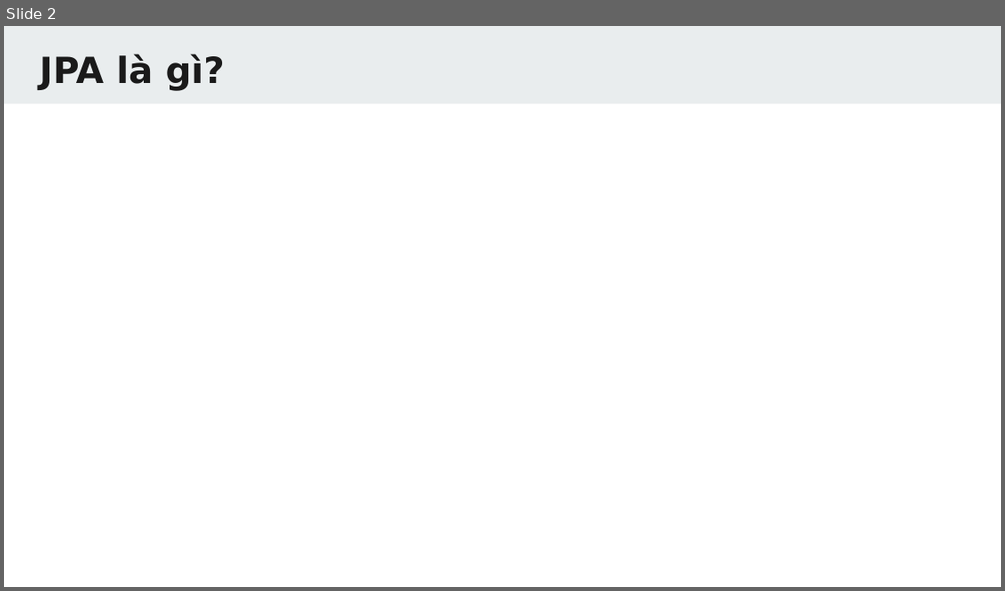
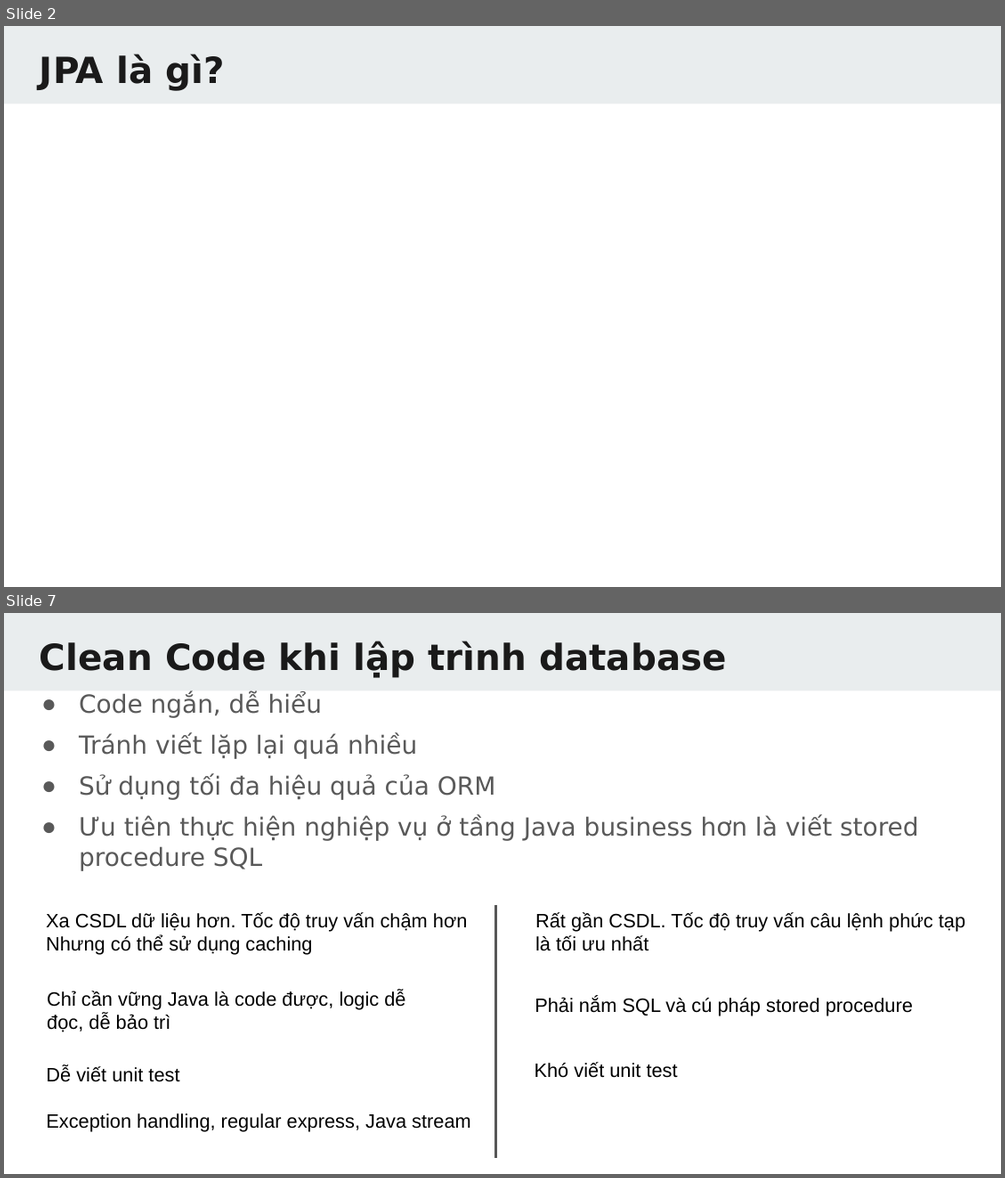
Before and after one commit to TechMaster/springboot2, a slide deck: 14 JPA/JPA.pptx. Shown one above the other, each under a label of ours: slide 2 before the commit, slides 2 and 7 after it; the slides between them are not shown. The pictures are 1005x591 and 1005x1178 pixels, drawn with LibreOffice and Linux fonts; fonts in the diff are those of the drawing. Boxes give left, top, right and bottom in pixels: in the first picture for what was removed or moved away, otherwise in the second. Text is boxed around its words. In the diff, an @@ line names an element or a change of style, - is before the commit and + after.

```diff
--- a/14 JPA/JPA.pptx
+++ b/14 JPA/JPA.pptx
@@ slide 7 added at [4,613,1001,1174], background #FFFFFF; not listed: 1 template element that a slide beside it also shows @@
@@ title added at [40,641,727,678], 26 pt, text #1A1A1A, bold @@
+Clean Code khi lập trình database
@@ text added at [79,693,919,871], 18 pt, text #595959 @@
+● Code ngắn, dễ hiểu
+● Tránh viết lặp lại quá nhiều
+● Sử dụng tối đa hiệu quả của ORM
+● Ưu tiên thực hiện nghiệp vụ ở tầng Java business hơn là viết stored procedure SQL
@@ line added from (495, 905) to (495, 1158), #575757 2.25 pt @@
@@ text added at [46,912,468,955], 14 pt, text #000000 @@
+Xa CSDL dữ liệu hơn. Tốc độ truy vấn chậm hơn
+Nhưng có thể sử dụng caching
@@ text added at [535,912,965,951], 14 pt, text #000000 @@
+Rất gần CSDL. Tốc độ truy vấn câu lệnh phức tạp
+là tối ưu nhất
@@ text added at [47,989,405,1032], 14 pt, text #000000 @@
+Chỉ cần vững Java là code được, logic dễ
+đọc, dễ bảo trì
@@ text added at [534,997,913,1016], 14 pt, text #000000 @@
+Phải nắm SQL và cú pháp stored procedure
@@ text added at [46,1066,471,1132], 14 pt, text #000000 @@
+Dễ viết unit test
+Exception handling, regular express, Java stream
@@ text added at [534,1062,678,1078], 14 pt, text #000000 @@
+Khó viết unit test
```
Also in this commit, not shown: 75 other slides added, 40 other files.
